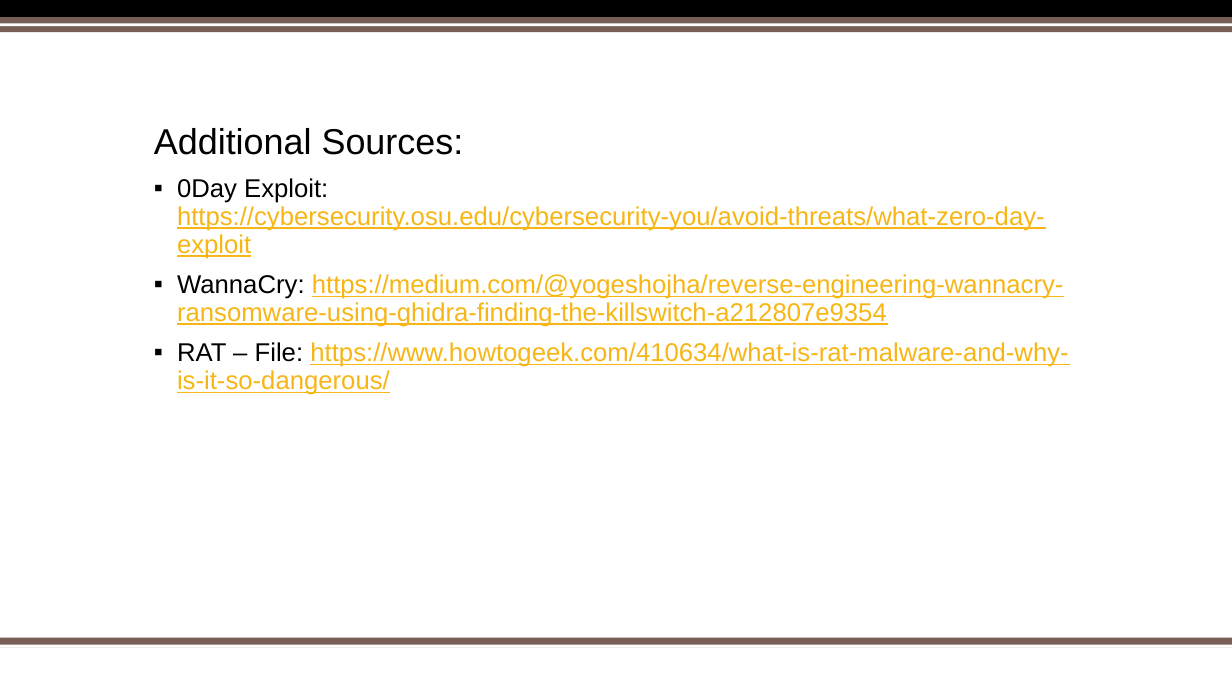
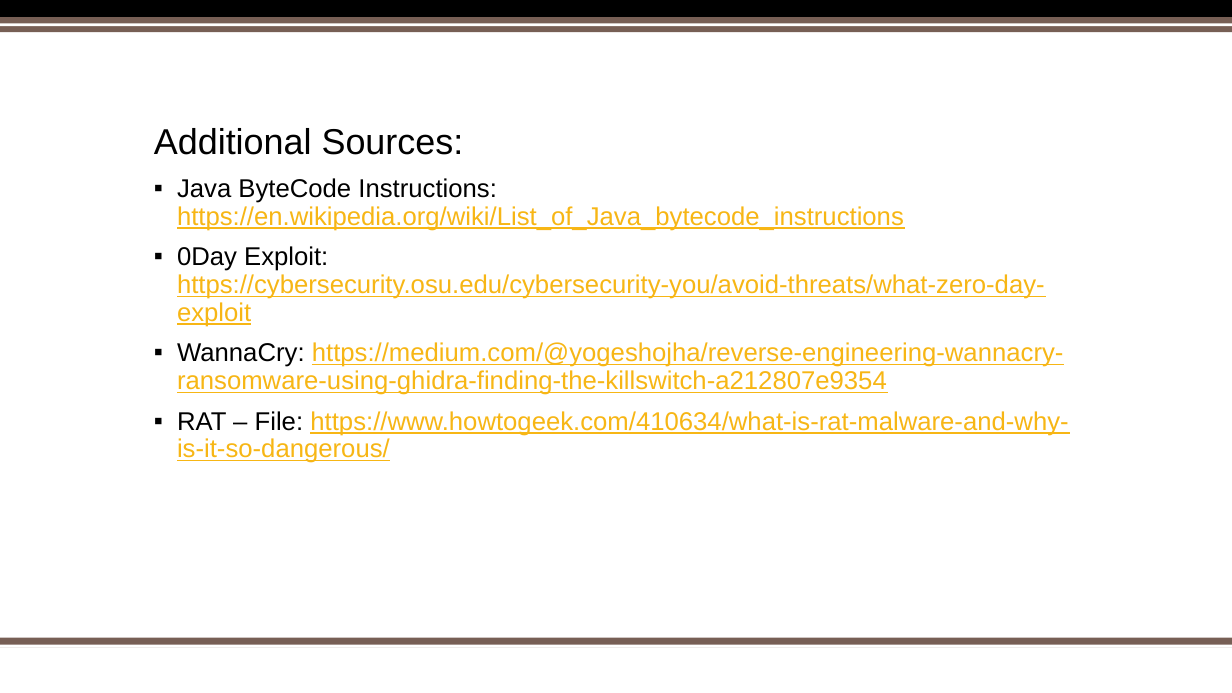
Before and after one commit to sebivenlo/ESDE_2021_Ghidra, a slide deck: slide 15 of Reverse Engineering.pptx. Drawn at 1232x693 pixels with LibreOffice and Linux fonts; fonts in the diff are those of the drawing; background and template pictures are left out. Boxes give left, top, right and bottom in pixels: in the first picture for what was removed or moved away, otherwise in the second. Text is boxed around its words. In the diff, an @@ line names an element or a change of style, - is before the commit and + after.

```diff
--- a/Reverse Engineering.pptx
+++ b/Reverse Engineering.pptx
@@ subtitle at <box>177,178,904,231</box>: paragraph added @@
+▪ Java ByteCode Instructions: https://en.wikipedia.org/wiki/List_of_Java_bytecode_instructions
```
Also in this commit, not shown: 1 other slide changed, 2 other files.
